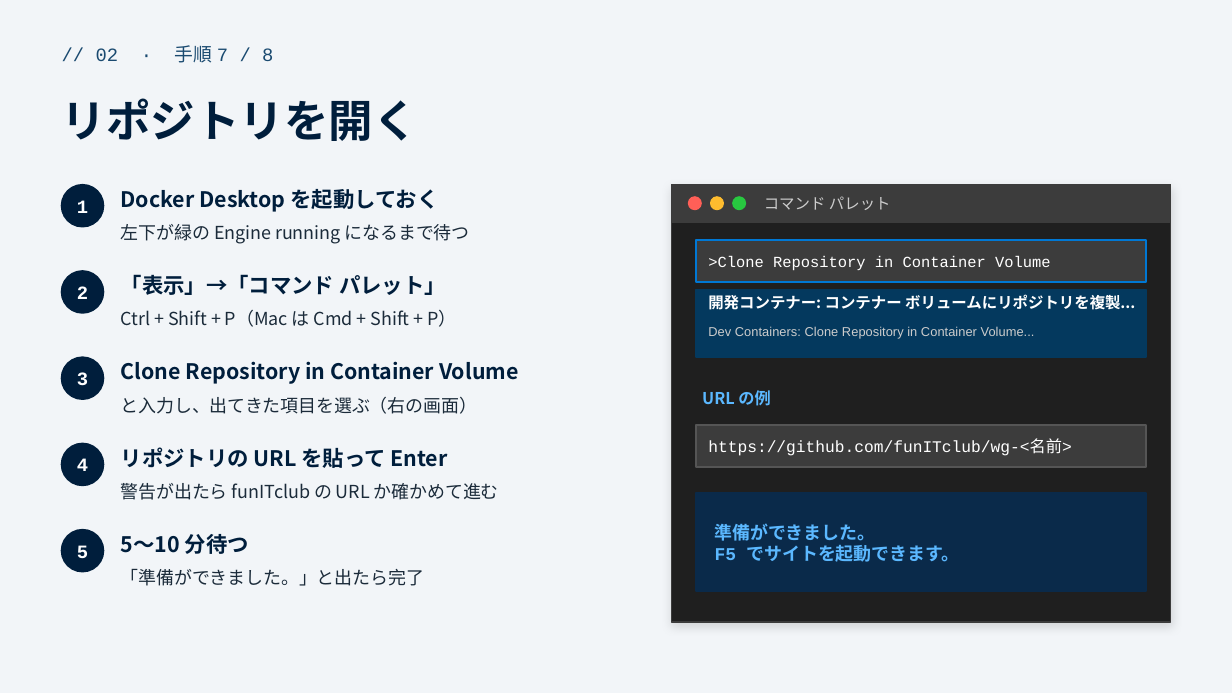
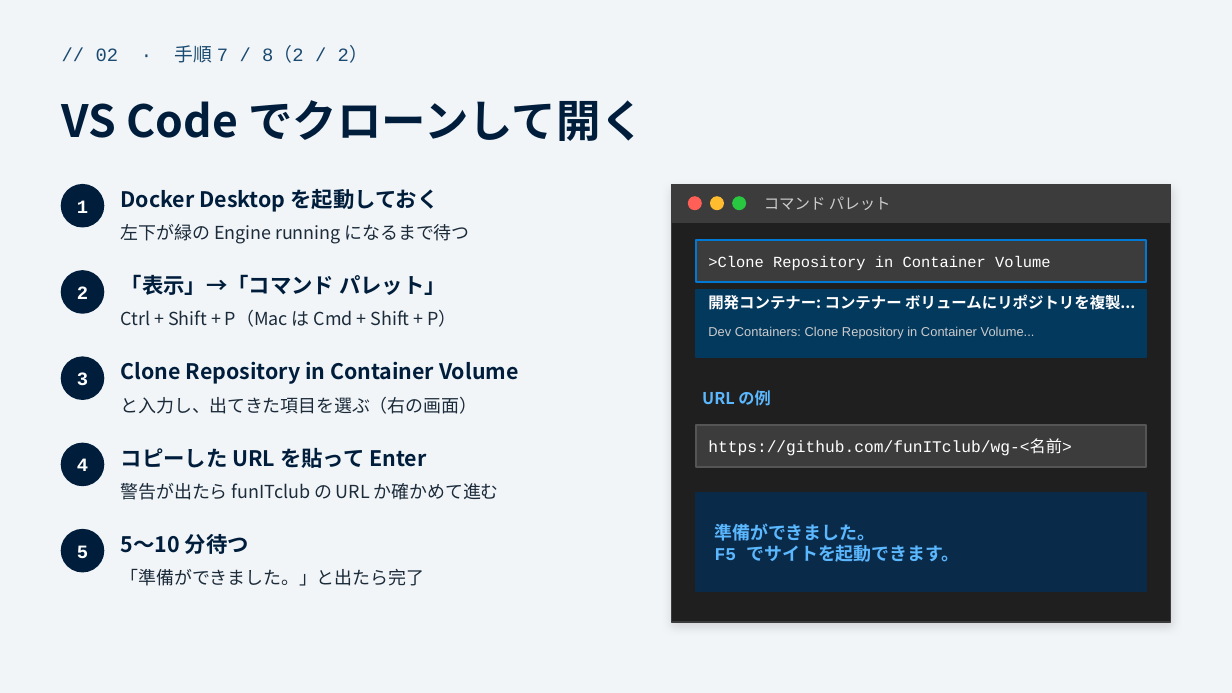
Before and after one commit to funITclub/homepage, a slide deck: slide 11 of docs/WG立ち上げガイド/02_パソコンの準備.pptx (slide 10 before the commit). Drawn at 1232x693 pixels with LibreOffice and Linux fonts; fonts in the diff are those of the drawing. Boxes give left, top, right and bottom in pixels: in the first picture for what was removed or moved away, otherwise in the second. Text is boxed around its words. In the diff, an @@ line names an element or a change of style, - is before the commit and + after.

```diff
--- a/docs/WG立ち上げガイド/02_パソコンの準備.pptx
+++ b/docs/WG立ち上げガイド/02_パソコンの準備.pptx
@@ text at (x1=96, y1=45, x2=368, y2=63): text changed @@
-// 02 · 手順 7 / 8
+// 02 · 手順 7 / 8（2 / 2）
@@ text at (x1=62, y1=100, x2=645, y2=141): text changed @@
-リポジトリを開く
+VS Code でクローンして開く
@@ text at (x1=121, y1=448, x2=426, y2=468): text changed @@
-リポジトリの URL を貼って Enter
+コピーした URL を貼って Enter
```
Also in this commit, not shown: 1 other slide changed, 1 slide added, 1 other file.
